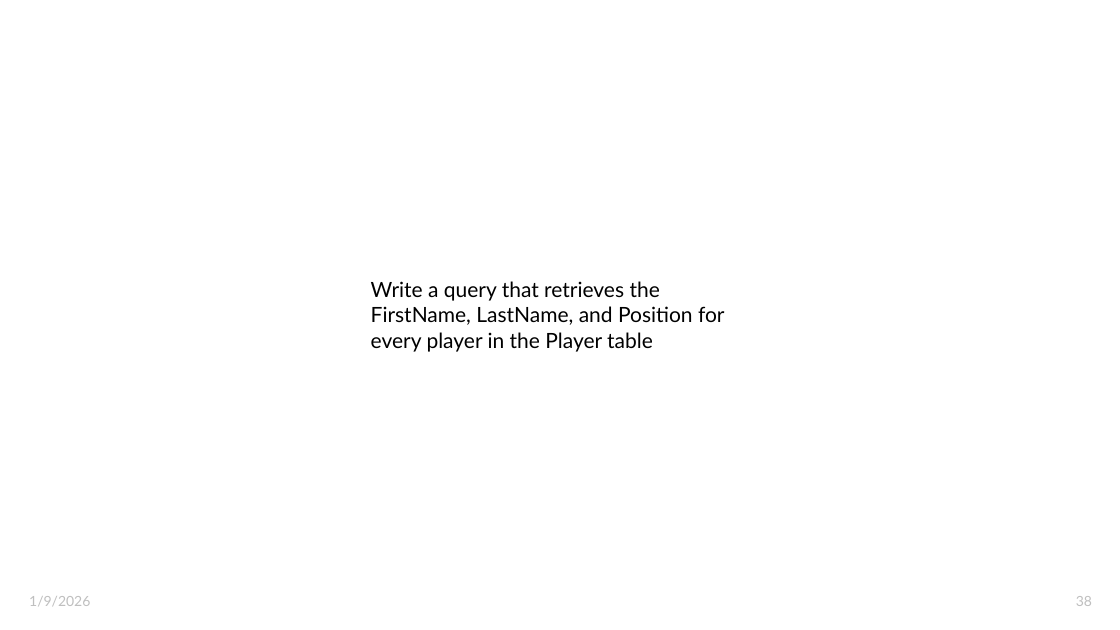
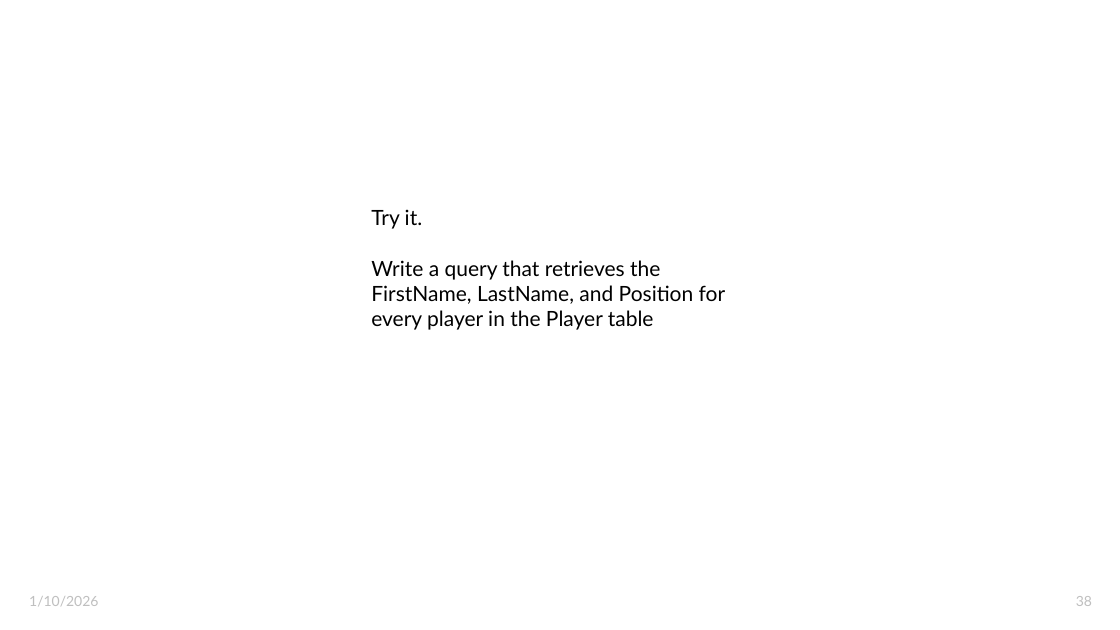
Before and after one commit to weddingtoncoder/learn_sql_server, a slide deck: slide 38 of Intro to Relational Databases with SQL Server 2022.pptx. Drawn at 1120x630 pixels with LibreOffice and Linux fonts; fonts in the diff are those of the drawing; background and template pictures are left out. Boxes give left, top, right and bottom in pixels: in the first picture for what was removed or moved away, otherwise in the second. Text is boxed around its words. In the diff, an @@ line names an element or a change of style, - is before the commit and + after.

```diff
--- a/Intro to Relational Databases with SQL Server 2022.pptx
+++ b/Intro to Relational Databases with SQL Server 2022.pptx
@@ text "Try it." moved from (x1=371, y1=281, x2=725, y2=352) to (x1=371, y1=209, x2=726, y2=330) @@
@@ text at (x1=371, y1=209, x2=422, y2=229): paragraph added @@
+Try it.
@@ text at (x1=29, y1=596, x2=98, y2=606): text changed @@
-1/9/2026
+1/10/2026
```
Also in this commit, not shown: 55 other slides changed, 46 slides added.
